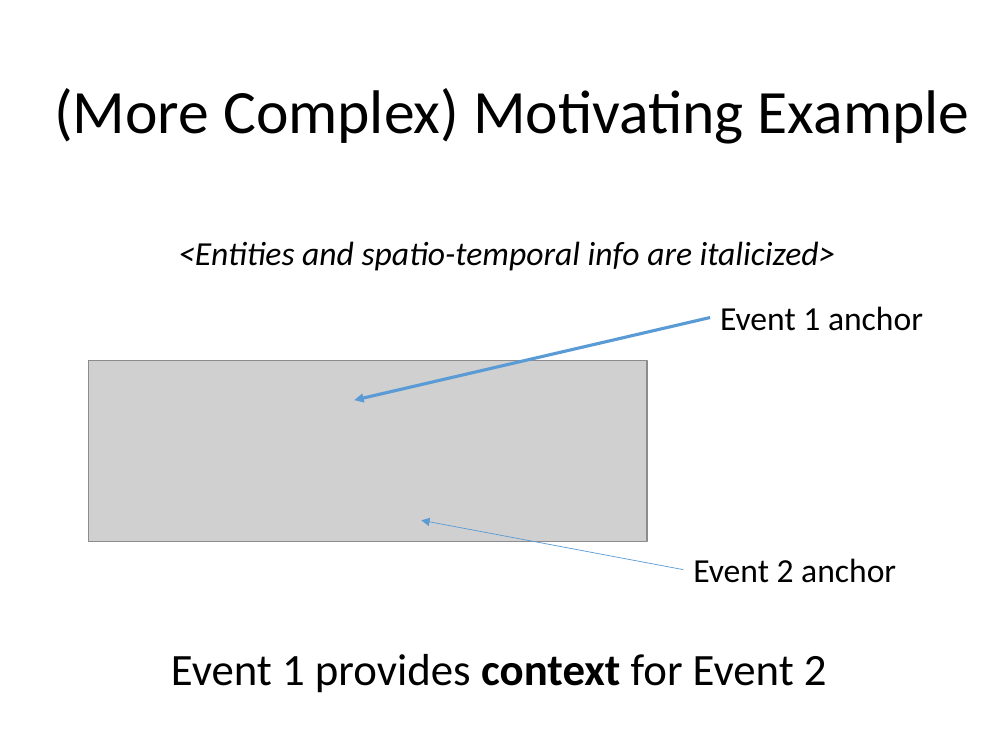
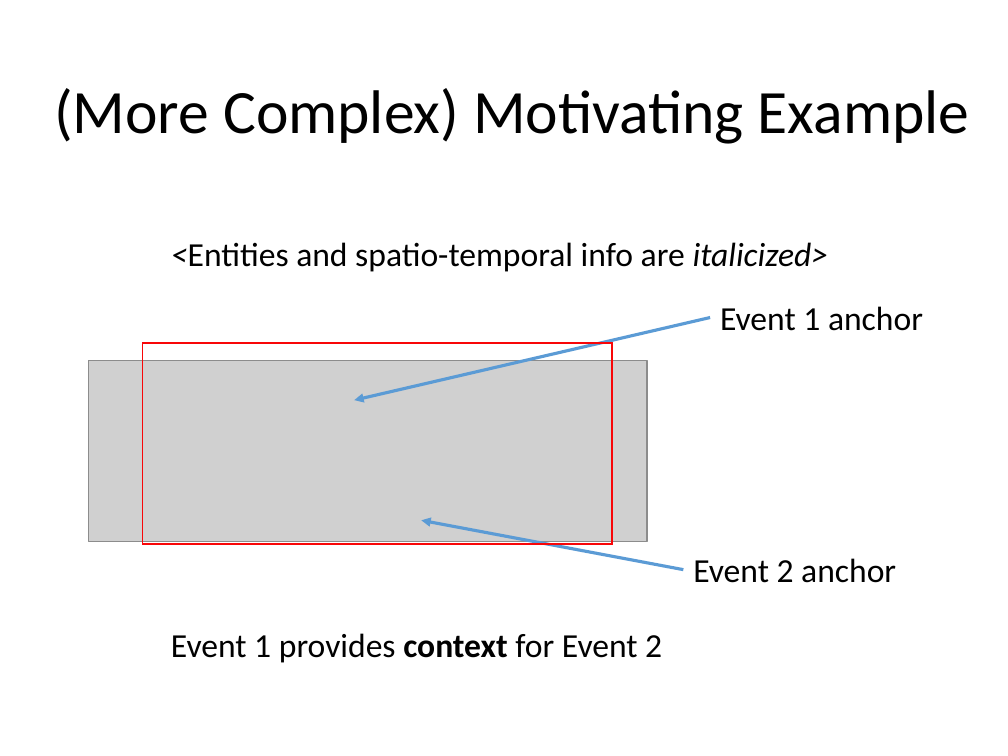
Before and after one commit to evhart/smasac-tutorial, a slide deck: slide 3 of slides/pptx/5-event-extraction.pptx. Drawn at 1008x756 pixels with LibreOffice and Linux fonts; fonts in the diff are those of the drawing; grey boxes stand for pictures. Boxes give left, top, right and bottom in pixels: in the first picture for what was removed or moved away, otherwise in the second. Text is boxed around its words. In the diff, an @@ line names an element or a change of style, - is before the commit and + after.

Commit message:
minor changes to event extraction slides

```diff
--- a/slides/pptx/5-event-extraction.pptx
+++ b/slides/pptx/5-event-extraction.pptx
@@ text "<Entities and spatio-temporal info are ...": place and size @@
-text "<Entities and spatio-temporal info are ..." at [178, 241, 836, 271]
+text "<Entities and spatio-temporal info are ..." at [171, 242, 829, 272]
@@ text "<Entities and spatio-temporal info are ..." at [171, 242, 829, 272]: italic off in "<Entities and spatio-temporal info are" @@
@@ rectangle added at [143, 343, 613, 544], outline #F80608 1 pt @@
@@ arrow (683, 570) - (421, 520): stroke #5B9BD5 0.5 pt to #5B9BD5 2.25 pt @@
@@ text "Event 1 provides context for ...": place and size @@
-text "Event 1 provides context for ..." at [171, 654, 827, 693]
+text "Event 1 provides context for ..." at [171, 633, 662, 663]
@@ text "Event 1 provides context for ..." at [171, 633, 662, 663]: size 32 to 24 pt @@
```
Also in this commit, not shown: 4 other slides changed, 5 slides added, 1 slide removed.
